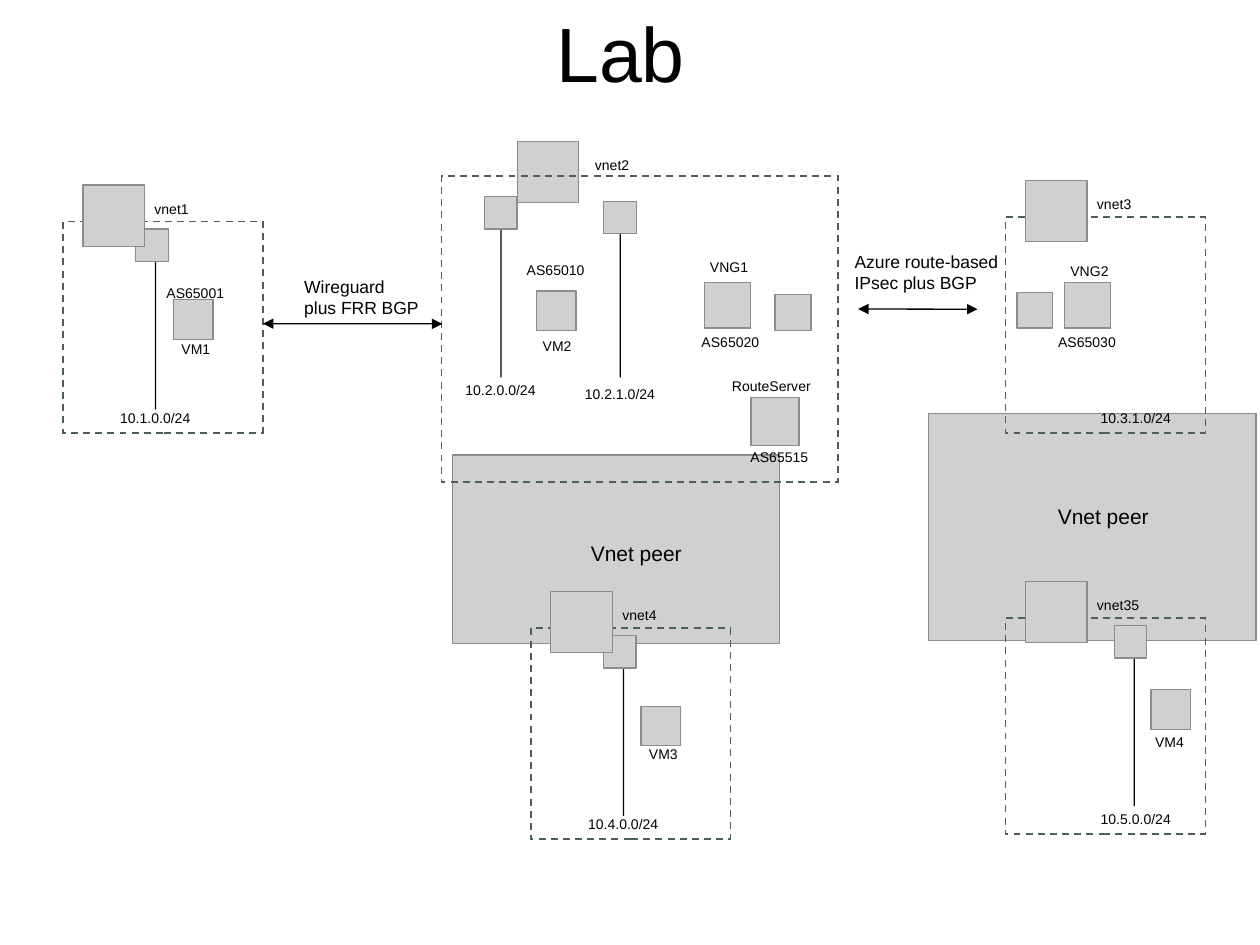
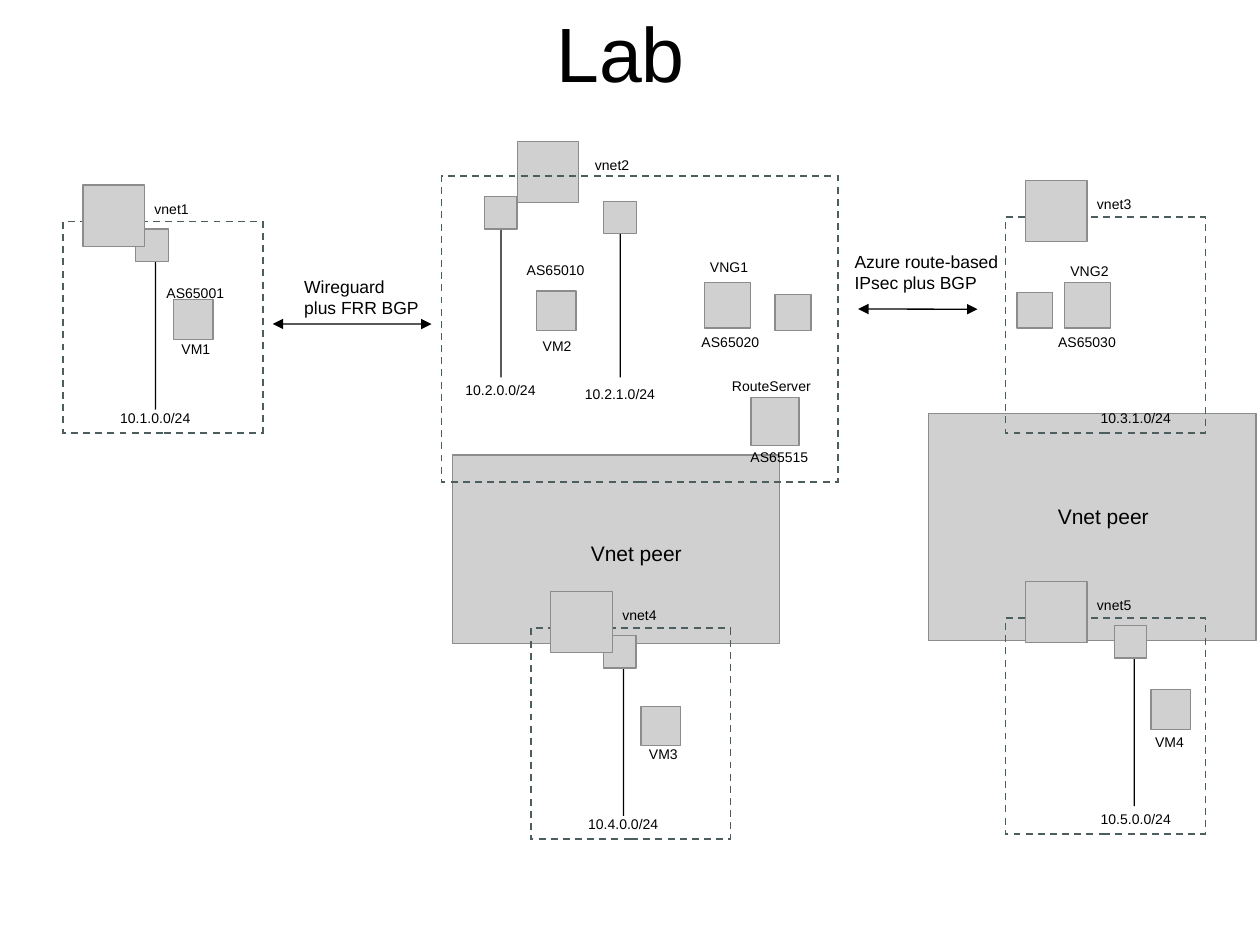
Before and after one commit to hans-vvv/Azure, a slide deck: slide 1 of Demo3/Azure Demo.ppt. Drawn at 1260x945 pixels with LibreOffice and Linux fonts; fonts in the diff are those of the drawing; grey boxes stand for pictures. Boxes give left, top, right and bottom in pixels: in the first picture for what was removed or moved away, otherwise in the second. Text is boxed around its words. In the diff, an @@ line names an element or a change of style, - is before the commit and + after.

```diff
--- a/Demo3/Azure Demo.ppt
+++ b/Demo3/Azure Demo.ppt
@@ double arrow moved from (263, 324) - (442, 324) to (272, 324) - (432, 324) @@
@@ text at [1097,600,1131,610]: text changed @@
-vnet35
+vnet5
```
Also in this commit, not shown: 1 slide removed, 5 other files.
